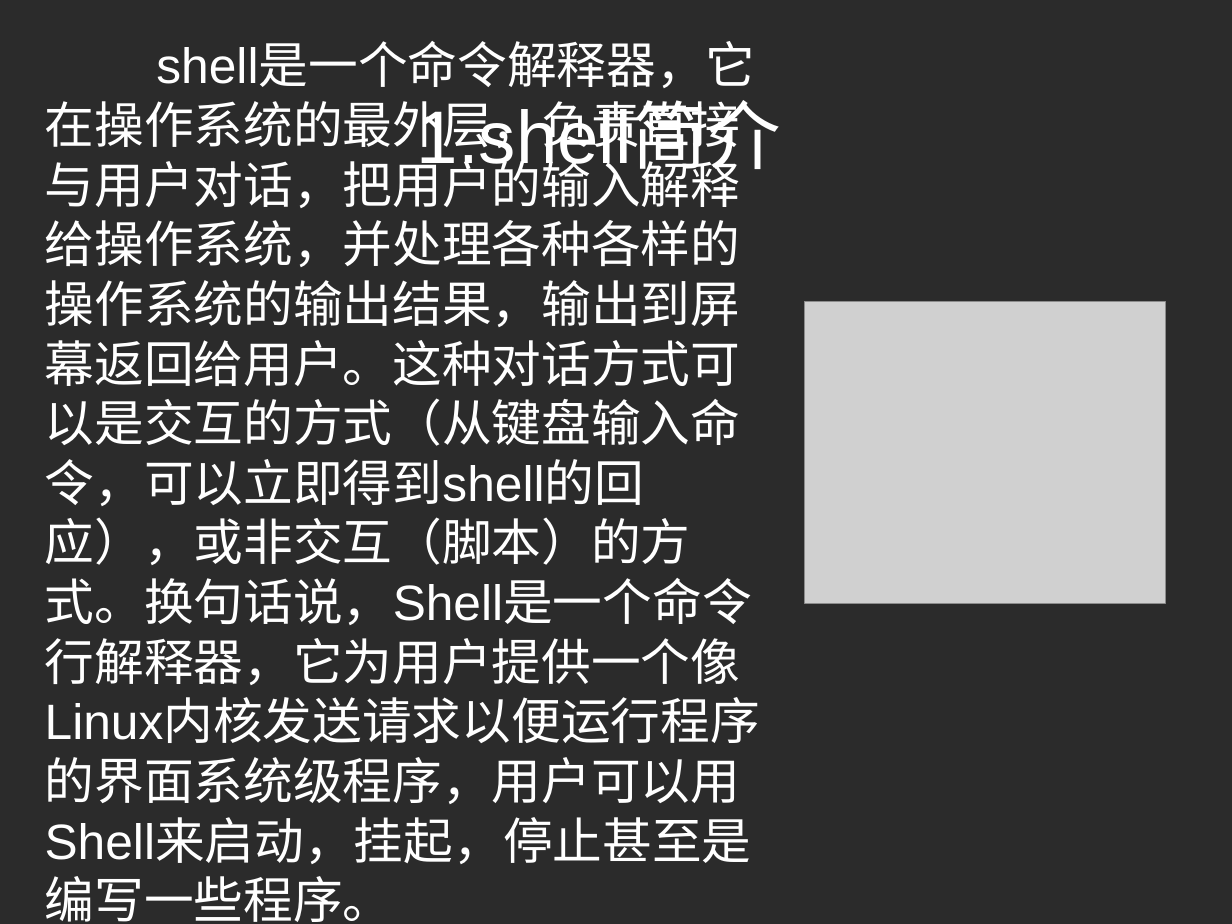
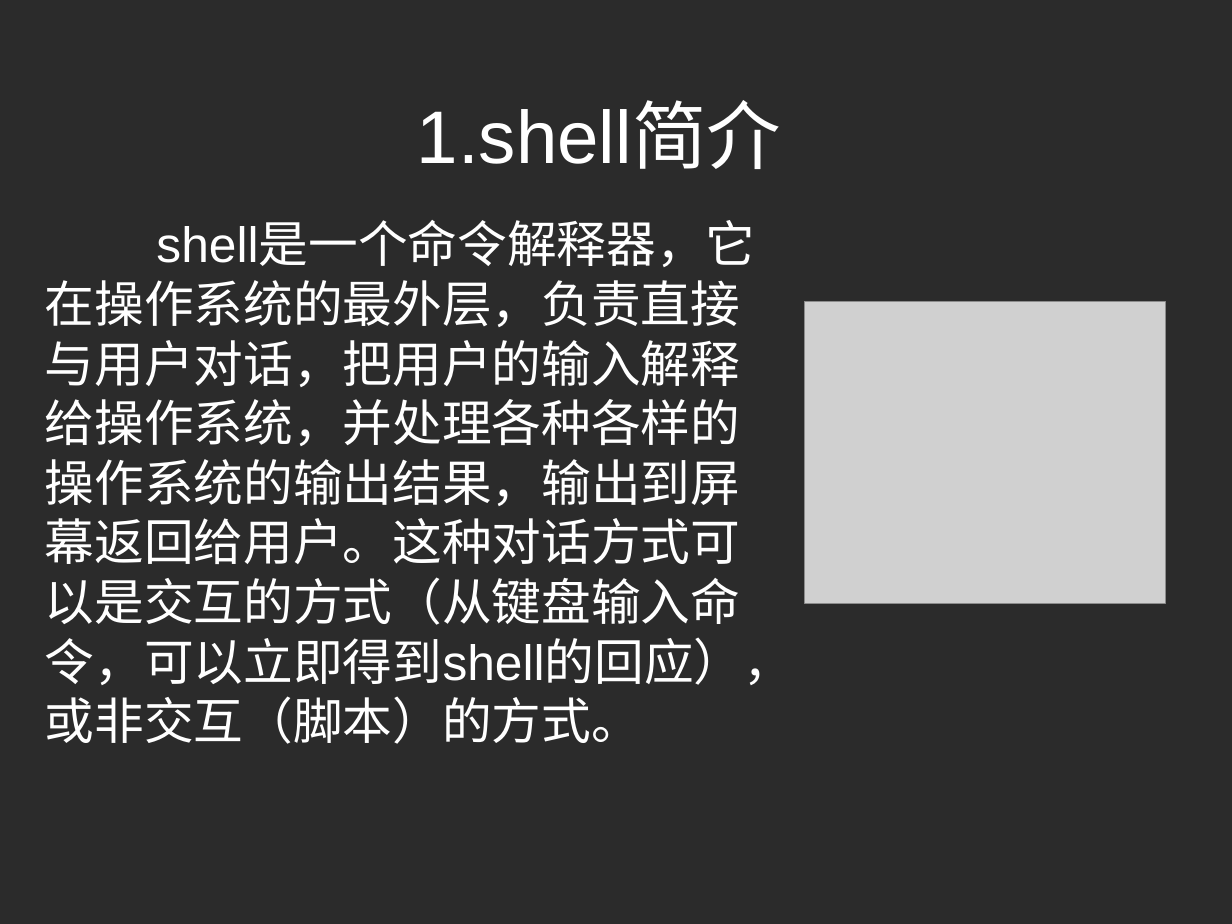
Before and after one commit to shuoshuren/shellDemo, a slide deck: slide 3 of shell编程入门.pptx. Drawn at 1232x924 pixels with LibreOffice and Linux fonts; fonts in the diff are those of the drawing; grey boxes stand for pictures; background and template pictures are left out; a plain dark background stands for a picture behind light text. Boxes give left, top, right and bottom in pixels: in the first picture for what was removed or moved away, otherwise in the second. Text is boxed around its words. In the diff, an @@ line names an element or a change of style, - is before the commit and + after.

```diff
--- a/shell编程入门.pptx
+++ b/shell编程入门.pptx
@@ text at bbox=[45, 223, 794, 744]: text changed @@
-shell是一个命令解释器，它在操作系统的最外层，负责直接与用户对话，把用户的输入解释给操作系统，并处理各种各样的操作系统的输出结果，输出到屏幕返回给用户。这种对话方式可以是交互的方式（从键盘输入命令，可以立即得到shell的回应），或非交互（脚本）的方式。换句话说，Shell是一个命令行解释器，它为用户提供一个像Linux内核发送请求以便运行程序的界面系统级程序，用户可以用Shell来启动，挂起，停止甚至是编写一些程序。
+shell是一个命令解释器，它在操作系统的最外层，负责直接与用户对话，把用户的输入解释给操作系统，并处理各种各样的操作系统的输出结果，输出到屏幕返回给用户。这种对话方式可以是交互的方式（从键盘输入命令，可以立即得到shell的回应），或非交互（脚本）的方式。
```
Also in this commit, not shown: 3 other slides changed, 16 slides added, 9 other files.
